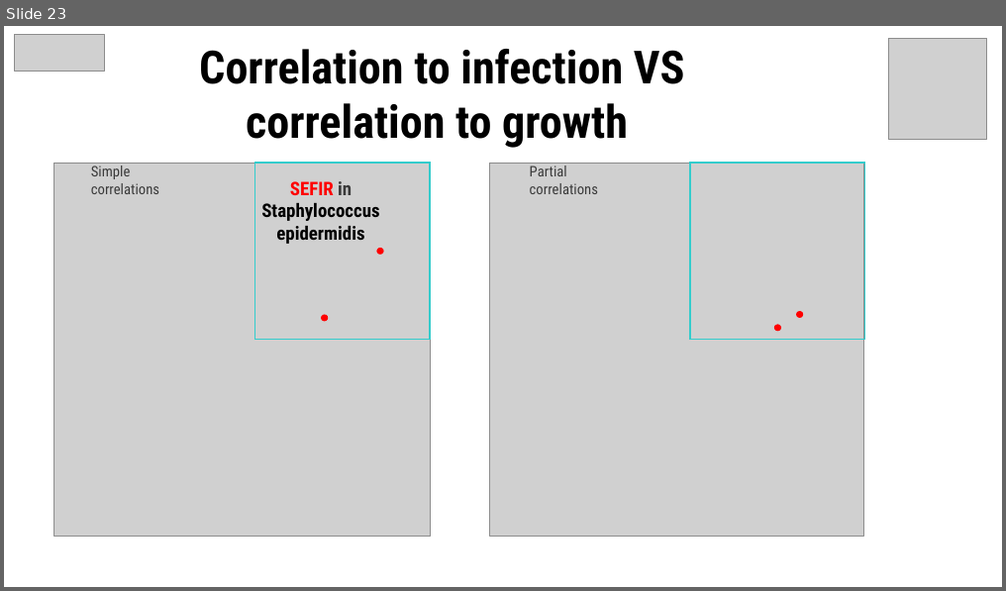
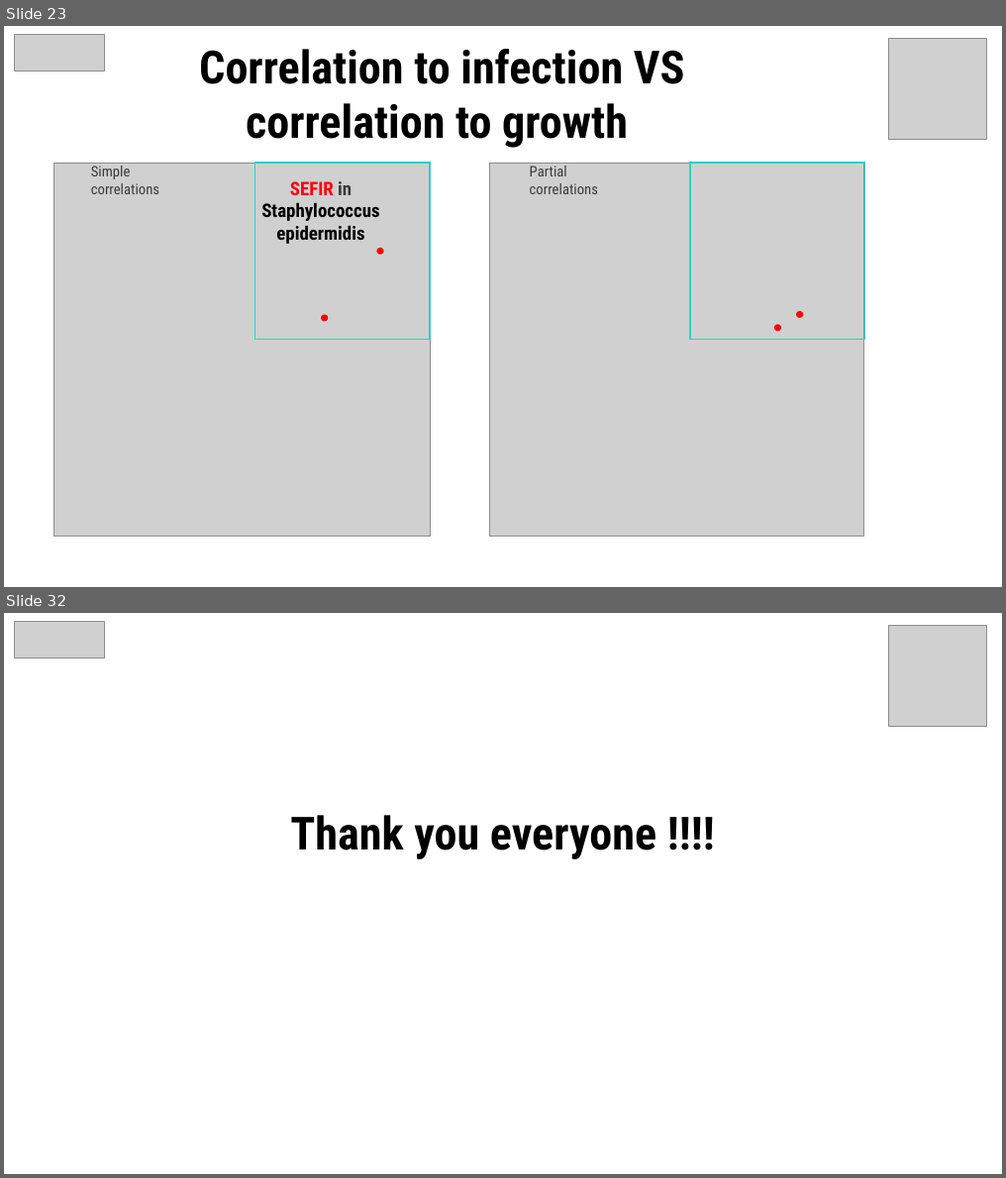
Before and after one commit to Mathilde-Roulleau/project-defense-regulation, a slide deck: final_presentation.pptx. Shown one above the other, each under a label of ours: slide 23 before the commit, slides 23 and 32 after it; the slides between them are not shown. The pictures are 1006x591 and 1006x1178 pixels, drawn with LibreOffice and Linux fonts; fonts in the diff are those of the drawing; grey boxes stand for pictures. Boxes give left, top, right and bottom in pixels: in the first picture for what was removed or moved away, otherwise in the second. Text is boxed around its words. In the diff, an @@ line names an element or a change of style, - is before the commit and + after.

```diff
--- a/final_presentation.pptx
+++ b/final_presentation.pptx
@@ slide 32 added at bbox=[4, 613, 1002, 1174], background #FFFFFF @@
@@ picture added at bbox=[15, 622, 105, 658] @@
@@ picture added at bbox=[889, 625, 987, 726] @@
@@ text added at bbox=[290, 815, 656, 860], 44 pt, text #000000, bold @@
+Thank you everyone !!!!
```
Also in this commit, not shown: 16 slides changed, 1 other slide added, 1 slide removed, 35 other files.
